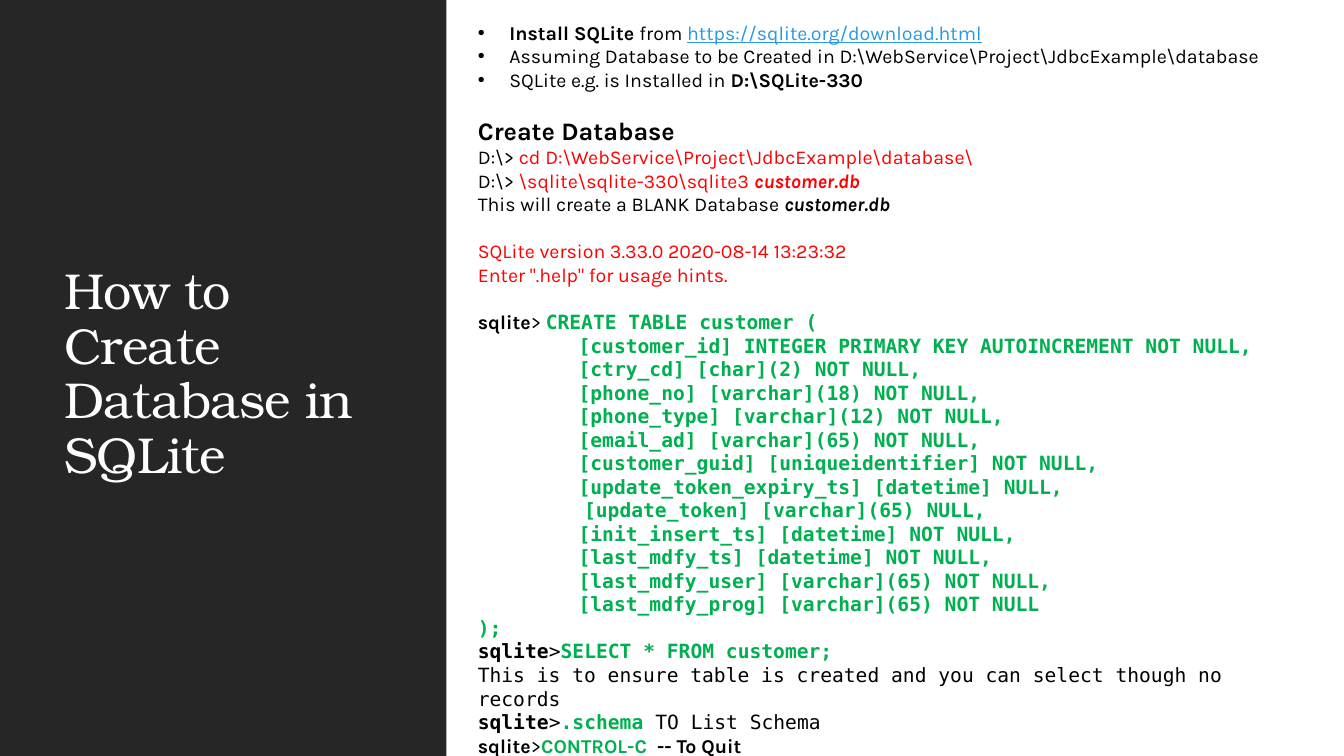
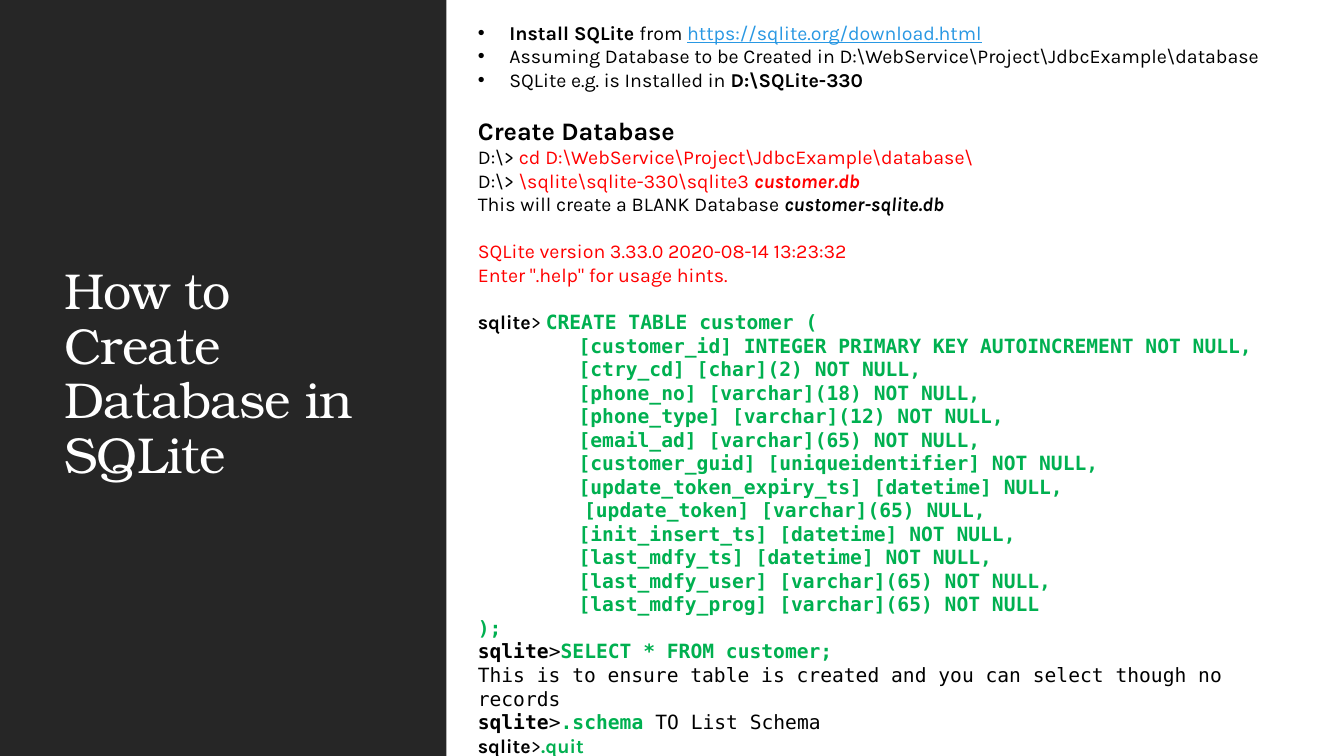
Before and after one commit to JSS-DEVCORE/JdbcExample, a slide deck: slide 8 of docs/JDBC Insights.pptx (slide 7 before the commit). Drawn at 1344x756 pixels with LibreOffice and Linux fonts; fonts in the diff are those of the drawing. Boxes give left, top, right and bottom in pixels: in the first picture for what was removed or moved away, otherwise in the second. Text is boxed around its words. In the diff, an @@ line names an element or a change of style, - is before the commit and + after.

```diff
--- a/docs/JDBC Insights.pptx
+++ b/docs/JDBC Insights.pptx
@@ text at (x1=478, y1=197, x2=944, y2=216): text changed @@
-This will create a BLANK Database customer.db
+This will create a BLANK Database customer-sqlite.db
@@ text at (x1=478, y1=739, x2=584, y2=756): text changed @@
-sqlite>CONTROL-C -- To Quit
+sqlite>.quit
```
Also in this commit, not shown: 6 other slides changed, 3 slides added, 5 other files.
